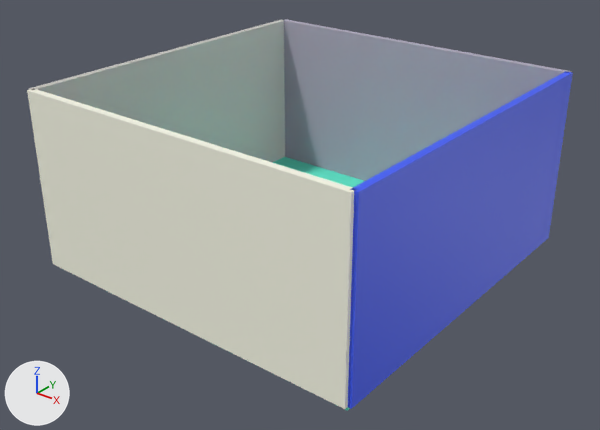
An edit to the Blender file Blender/Random Content Sun.blend, drawn before and after from the same camera.
Both versions are drawn from a 50 mm lens placed at (130.0, -166.2, 113.1), pointed at (1.6, -5.5, 13.6). Arrows for +X, +Y and +Z are at lower left; the lights stay in place.

The first picture shows 'Wall00', 'Wall01', 'Wall02', 'Wall03', 'Wall04'.
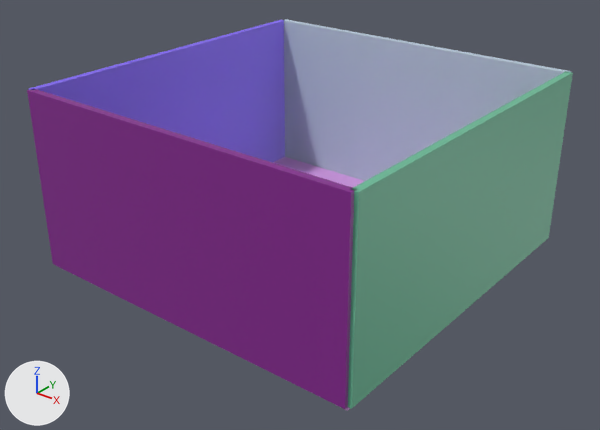
Boxes (x1, y1, x2, y2) around the edits, measured in the pictures (600 x 430 px):
'Wall01', recoloured (grey to purple): (27, 89, 356, 409) in both
'Wall03', recoloured (blue to green): (348, 71, 573, 409) in both
'Wall02', recoloured: (284, 19, 571, 181) in both
'Wall00', recoloured (grey to blue): (28, 19, 285, 162) in both
'Wall04', recoloured (cyan to purple): (210, 157, 364, 411) in both

The change in detail:
Material 'Wall Col.004' (mat_wall_col_004) changes colour from cyan #64f8d7 to purple #dda2e9; in linear values from (0.128, 0.937, 0.68) to (0.725, 0.359, 0.811).
Material 'Wall Col.002' (mat_wall_col_002) changes colour from light grey #b4acc0 to light grey #bed0df; in linear values from (0.455, 0.412, 0.525) to (0.517, 0.633, 0.739).
Material 'Wall Col.001' (mat_wall_col_001) changes colour from white #fdfeec to purple #862491; in linear values from (0.985, 0.989, 0.841) to (0.24, 0.0178, 0.283).
Material 'Wall Col' (mat_wall_col) changes colour from light grey #cbcac2 to blue #8467f6; in linear values from (0.598, 0.588, 0.539) to (0.23, 0.136, 0.921).
Material 'Wall Col.003' (mat_wall_col_003) changes colour from blue #3d5cfe to green #6bbd99; in linear values from (0.0462, 0.108, 0.995) to (0.146, 0.508, 0.32).
